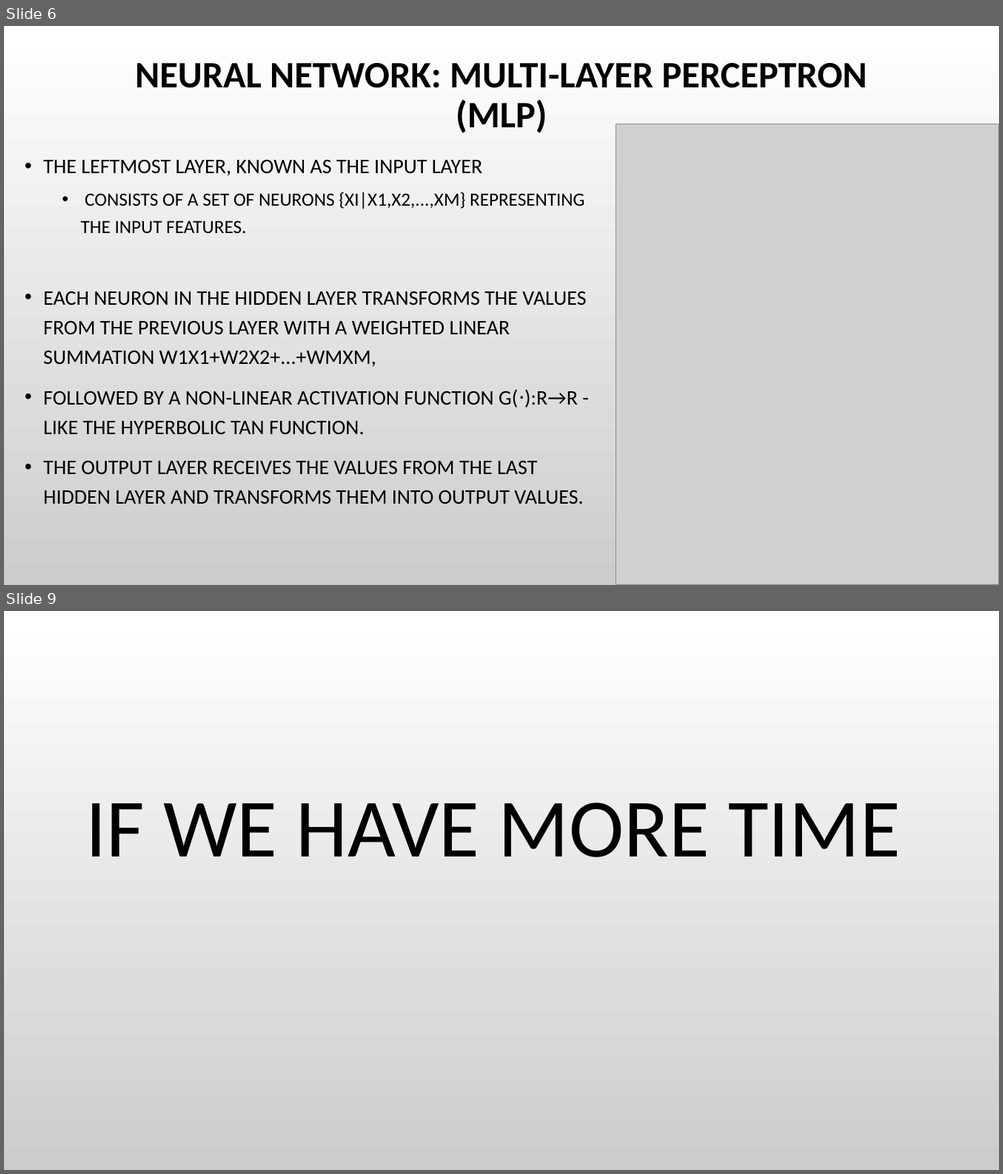
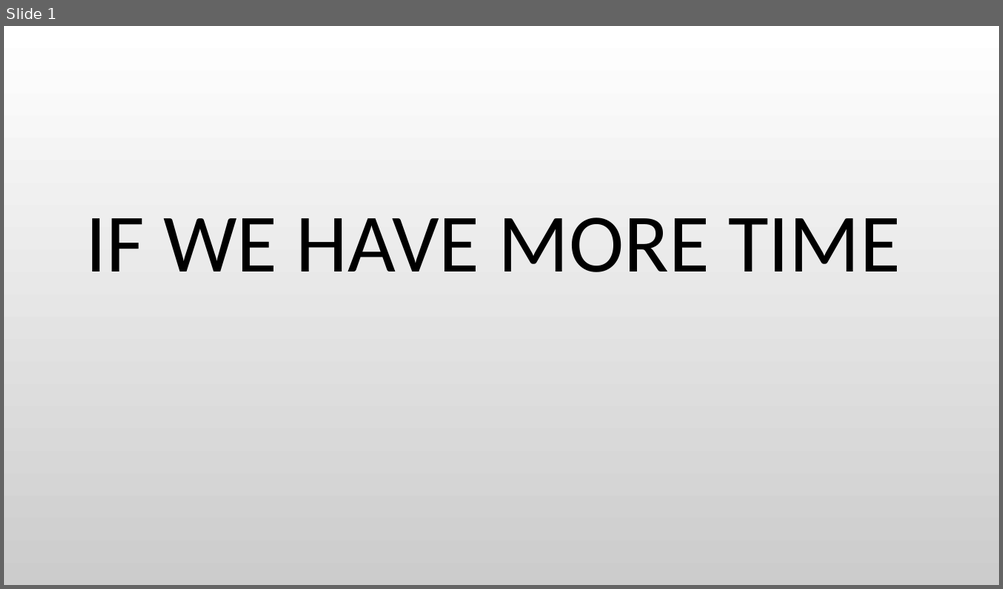
Before and after one commit to Anuujints/FinalUCBX, a slide deck: flu_indicator/data/resources/Presentation1.pptx. Shown one above the other, each under a label of ours: slides 6 and 9 before the commit, slide 1 after it; the slides between them are not shown. The pictures are 1003x1174 and 1003x589 pixels, drawn with LibreOffice and Linux fonts; fonts in the diff are those of the drawing; grey boxes stand for pictures; background and template pictures are left out. Boxes give left, top, right and bottom in pixels: in the first picture for what was removed or moved away, otherwise in the second. Text is boxed around its words. In the diff, an @@ line names an element or a change of style, - is before the commit and + after.

```diff
--- a/flu_indicator/data/resources/Presentation1.pptx
+++ b/flu_indicator/data/resources/Presentation1.pptx
@@ slide 6 removed at bbox=[4, 26, 999, 585], background picture (left out) @@
@@ title removed at bbox=[135, 63, 867, 133] @@
-NEURAL NETWORK: MULTI-LAYER PERCEPTRON (MLP)
@@ picture removed at bbox=[616, 124, 999, 585] @@
@@ text removed at bbox=[43, 160, 586, 504] @@
-• THE LEFTMOST LAYER, KNOWN AS THE INPUT LAYER
-  • CONSISTS OF A SET OF NEURONS {XI|X1,X2,...,XM} REPRESENTING THE INPUT FEATURES.
-• EACH NEURON IN THE HIDDEN LAYER TRANSFORMS THE VALUES FROM THE PREVIOUS LAYER WITH A WEIGHTED LINEAR SUMMATION W1X1+W2X2+...+WMXM,
-• FOLLOWED BY A NON-LINEAR ACTIVATION FUNCTION G(⋅):R→R - LIKE THE HYPERBOLIC TAN FUNCTION.
-• THE OUTPUT LAYER RECEIVES THE VALUES FROM THE LAST HIDDEN LAYER AND TRANSFORMS THEM INTO OUTPUT VALUES.
@@ what was slide 9 is now slide 1 @@
```
Also in this commit, not shown: 7 other slides removed, 14 other files.
